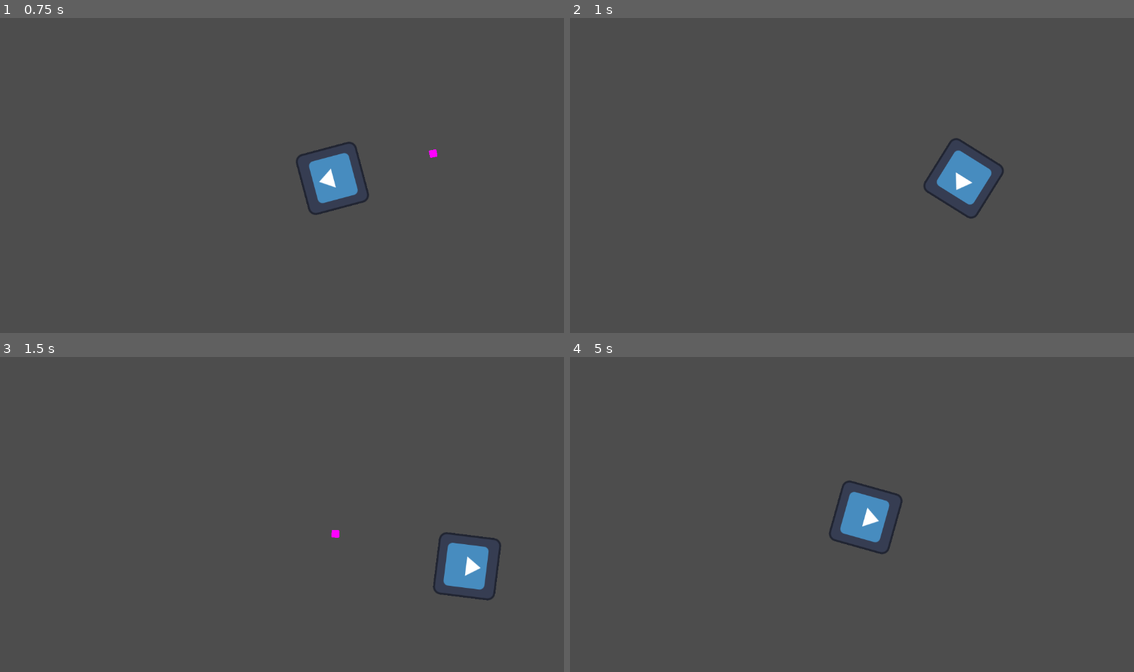
Above: before the commit, frames 1-4 (two rows, left to right).
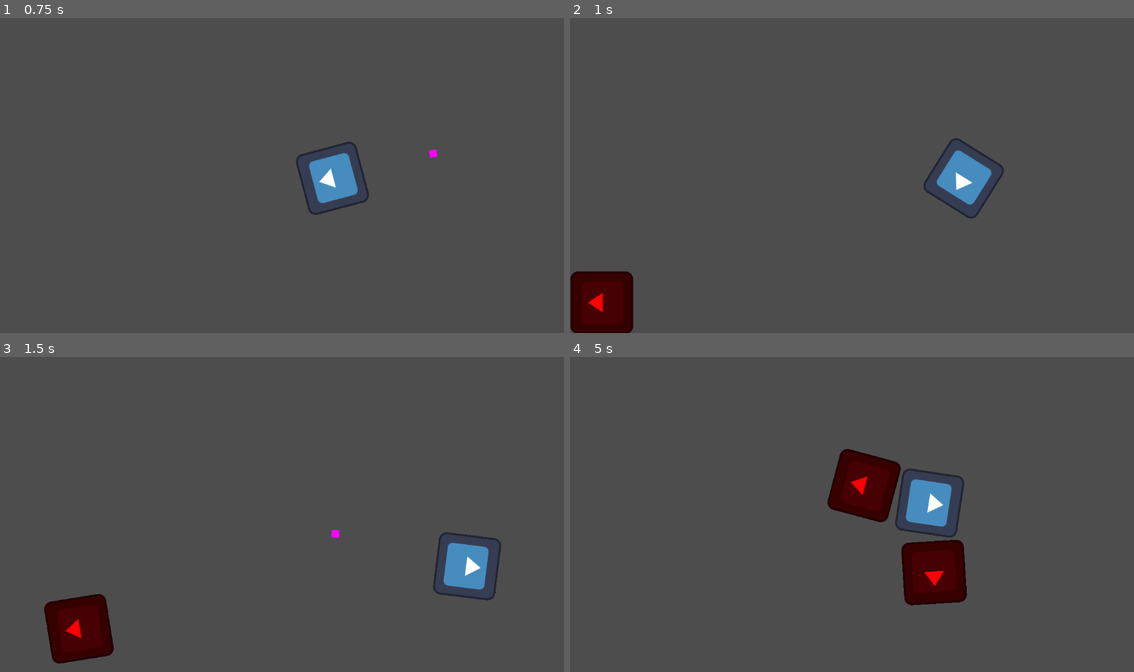
Above: after the commit, the same moments.

Repository: rakhmanov-tr/TwinStickShooter
Game: Godot game, scene res://main_level.tscn
Same seed, same stepped clock (60 frames per second), same inputs: the game is played once before the commit and once after it. The engine's default icon, where the game draws it, is replaced by a stand-in: a white triangle on a blue panel in a dark square.
Inputs (mouse positions are in pixels of both pictures, inside the frame that each line leads up to):
- Up to frame 1 (0.75 s): tap Enter at 0.5 s; move the mouse to (406, 159) at 0.52 s; hold D (move_right) from 0.53 s (still down); tap Space (shoot) at 0.6 s
- Up to frame 2 (1 s): keep holding D (move_right)
- Up to frame 3 (1.5 s): move the mouse to (169, 530) at 1.27 s; release D (move_right) at 1.28 s; hold S (move_down) from 1.28 s (still down); tap Space (shoot) at 1.35 s
- Up to frame 4 (5 s): move the mouse to (908, 445) at 2.02 s; release S (move_down) at 2.03 s; hold D (move_right) 2.03-2.78 s; tap Space (shoot) every 0.75 s from 2.1 to 4.35 s; move the mouse to (823, 577) at 2.77 s; hold W (move_up) 2.78-3.53 s; move the mouse to (1021, 561) at 3.52 s; hold A (move_left) from 3.53 s (still down); move the mouse to (682, 467) at 4.27 s

Frame 1 is identical in both runs. In frame 2, 2.2% of the frame differs, in the area x 0-12%, y 80-100%; in frame 3, 2.2%; in frame 4, 6.3%, in the area x 45-71%, y 29-79%.

Commit message:
Add enemies, projectiles, hp
This is the last update of game, cause there is no continuation of the training videos

Diff:
--- /dev/null
+++ b/enemy.gd
@@ -0,0 +1,23 @@
+extends CharacterBody2D
+
+class_name enemy
+
+var health: float = 100.0
+var speed: float = 200.0
+var target: player
+
+
+func _physics_process(_delta: float) -> void:
+	if target == null: target = get_tree().get_nodes_in_group("player")[0]
+	if target != null:
+		velocity = position.direction_to(target.position) * speed
+		move_and_slide()
+		look_at(target.global_position)
+
+
+func apply_damage(damage: float) -> void:
+	health = clamp(health - damage, 0.0, 100.0)
+#	print(health)
+	if health == 0:
+		GameManager.handle_enemy_death()
+		queue_free()
--- /dev/null
+++ b/enemy.tscn
@@ -0,0 +1,19 @@
+[gd_scene load_steps=4 format=3 uid="uid://dqben1uqpmbqg"]
+
+[ext_resource type="Script" path="res://enemy.gd" id="1_n6k0p"]
+[ext_resource type="Texture2D" uid="uid://dbqwt4va27arc" path="res://icon.svg" id="1_y57pk"]
+
+[sub_resource type="RectangleShape2D" id="RectangleShape2D_peyb0"]
+size = Vector2(128, 128)
+
+[node name="CharacterBody2D" type="CharacterBody2D"]
+modulate = Color(1, 0, 0.0156863, 1)
+position = Vector2(103, 333)
+script = ExtResource("1_n6k0p")
+
+[node name="Sprite2D" type="Sprite2D" parent="."]
+rotation = -1.5708
+texture = ExtResource("1_y57pk")
+
+[node name="CollisionShape2D" type="CollisionShape2D" parent="."]
+shape = SubResource("RectangleShape2D_peyb0")
--- /dev/null
+++ b/game_manager.gd
@@ -0,0 +1,49 @@
+extends Node
+
+@onready var enemy_scene: PackedScene = load("res://enemy.tscn")
+
+var  wave: int = 1
+var enemies_remaining: int = 2
+var spawn_count: int = 0
+var spawn_point: Array[Node] = []
+var level: Node2D
+var spawn_timer: Timer
+var time_between_spawn: float = 1.0
+
+
+func _ready() -> void:
+	level = get_tree().get_first_node_in_group("level")
+	spawn_point = get_tree().get_nodes_in_group("spawn")
+	initialize_spawn_timer()
+	handle_next_wave()
+
+func initialize_spawn_timer() -> void:
+	spawn_timer = Timer.new()
+	add_child(spawn_timer)
+	spawn_timer.wait_time = time_between_spawn
+	spawn_timer.one_shot = false
+	spawn_timer.timeout.connect(spawn_enemy)
+
+
+func handle_next_wave() -> void:
+	spawn_count = 0
+	spawn_timer.start()
+
+
+func spawn_enemy() -> void:
+	var random_spawn: Node2D = \
+		spawn_point[randi_range(0, spawn_point.size() - 1)]
+	var inst = enemy_scene.instantiate()
+	level.add_child(inst)
+	inst.global_position = random_spawn.global_position
+	spawn_count += 1
+	if spawn_count == wave * 2:
+		spawn_timer.stop()
+
+
+func handle_enemy_death() -> void:
+	enemies_remaining -= 1
+	if enemies_remaining == 0:
+		wave += 1
+		enemies_remaining = wave * 2
+		handle_next_wave()
--- a/main_level.tscn
+++ b/main_level.tscn
@@ -1,11 +1,24 @@
-[gd_scene load_steps=3 format=3 uid="uid://chrvrroc7xp4b"]
+[gd_scene load_steps=4 format=3 uid="uid://chrvrroc7xp4b"]
 
 [ext_resource type="PackedScene" uid="uid://bb8vl5wxloh47" path="res://player.tscn" id="1_m6hom"]
 [ext_resource type="PackedScene" uid="uid://yqymno5ctfj4" path="res://projectile.tscn" id="2_h6ag1"]
+[ext_resource type="PackedScene" uid="uid://dyxew7gh3sx6" path="res://spawn_point.tscn" id="4_uf4as"]
 
-[node name="main_level" type="Node2D"]
+[node name="main_level" type="Node2D" groups=["level"]]
 
-[node name="player" parent="." instance=ExtResource("1_m6hom")]
+[node name="player" parent="." groups=["player"] instance=ExtResource("1_m6hom")]
 position = Vector2(579, 332)
 speed_multiplier = 1
 projectile = ExtResource("2_h6ag1")
+
+[node name="spawn_point" parent="." instance=ExtResource("4_uf4as")]
+position = Vector2(102, 78)
+
+[node name="spawn_point2" parent="." instance=ExtResource("4_uf4as")]
+position = Vector2(1052, 71)
+
+[node name="spawn_point3" parent="." instance=ExtResource("4_uf4as")]
+position = Vector2(1043, 567)
+
+[node name="spawn_point4" parent="." instance=ExtResource("4_uf4as")]
+position = Vector2(65, 586)
--- a/player.gd
+++ b/player.gd
@@ -9,7 +9,7 @@
 const MOVE_SPEED: float = 500.0
 
 
-func _physics_process(delta: float) -> void:
+func _physics_process(_delta: float) -> void:
 	move()
 	look_at(get_global_mouse_position())
 	if Input.is_action_just_pressed("shoot"): shoot()
@@ -24,8 +24,10 @@
 	velocity = movement * (MOVE_SPEED * speed_multiplier)
 	move_and_slide()
 
+
 func shoot() -> void:
 	var inst: projectile = projectile.instantiate()
+	inst.spawned_from = self
 	owner.add_child(inst)
 	inst.transform = spawn_point.global_transform
-	print("BANG!")
+#	print("BANG!")
--- a/project.godot
+++ b/project.godot
@@ -14,6 +14,10 @@
 run/main_scene="res://main_level.tscn"
 config/features=PackedStringArray("4.1", "Forward Plus")
 config/icon="res://icon.svg"
+
+[autoload]
+
+GameManager="*res://game_manager.gd"
 
 [input]
 
--- a/projectile.gd
+++ b/projectile.gd
@@ -3,7 +3,33 @@
 class_name projectile
 
 var speed: float = 25.0
+var damage: float = 30.0
+var spawned_from: Node
+var time_to_live: float = 0.5
 
 
-func _physics_process(delta: float) -> void:
+func _ready() -> void:
+	body_entered.connect(on_body_entered)
+	handle_time_to_live()
+
+
+func on_body_entered(body: Node2D) -> void:
+	if body == spawned_from: return
+	if body is enemy:
+		var enemy_: enemy = body as enemy
+		enemy_.apply_damage(damage)
+#	destroy projectile
+	queue_free()
+
+
+func handle_time_to_live() -> void:
+#	timer is from 1.0 to 0.0, then destroy projectile
+	var ttl_timer: Timer = Timer.new()
+	add_child(ttl_timer)
+	ttl_timer.wait_time = time_to_live
+	ttl_timer.one_shot = true
+	ttl_timer.timeout.connect(func(): queue_free())
+	ttl_timer.start()
+
+func _physics_process(_delta: float) -> void:
 	position += transform.x * speed
--- /dev/null
+++ b/spawn_point.tscn
@@ -0,0 +1,3 @@
+[gd_scene format=3 uid="uid://dyxew7gh3sx6"]
+
+[node name="spawn_point" type="Node2D" groups=["spawn"]]
